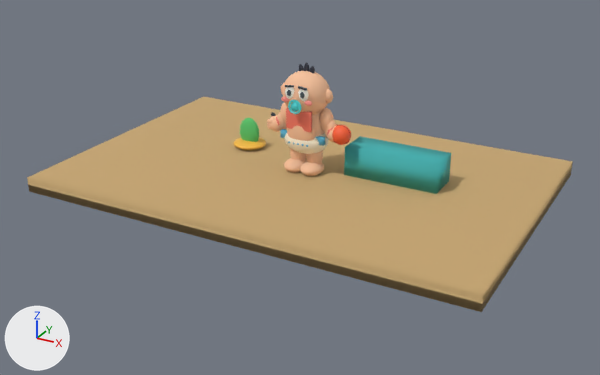
One commit to the glTF model game/apps/client/public/assets/models/baby_warz_production_candidate.glb: the scene before it, then after it.
The view is the same before and after, from a camera (50 mm lens) standing at (8.79, -16.3, 7.64) and looking at (0.15, -0.59, -0.22). The lights are fixed; the arrows at lower left show +X, +Y and +Z. The picture after the commit comes second. Where no turn or scale is listed for an object, it has been applied to the vertices.

The scene before the commit, as lines of its bpy script (objects in view):
```python
ob_chr_diaper = bpy.data.objects.new('CHR_Diaper', me_sphere_005)
ob_chr_diaper.location = (0.0, -0.01, 0.79)
ob_env_arenaground = bpy.data.objects.new('ENV_ArenaGround', me_cube_005)
ob_env_arenaground.location = (0.0, 0.0, -0.18)
ob_env_cover_low = bpy.data.objects.new('ENV_Cover_Low', me_cube_006)
ob_env_cover_low.location = (2.1, 0.55, 0.35)
ob_pickup_pedestal = bpy.data.objects.new('PICKUP_Pedestal', me_sphere_038)
ob_pickup_pedestal.location = (-2.0, 0.65, 0.1)
ob_pickup_spinach = bpy.data.objects.new('PICKUP_Spinach', me_sphere_039)
ob_pickup_spinach.location = (-2.0, 0.65, 0.4)
ob_prop_ball = bpy.data.objects.new('PROP_Ball', me_sphere_037)
ob_prop_ball.location = (0.92, -0.02, 1.05)
# also in view: 'CHR_Baby_Head' at (0.0, -0.01, 1.91)
```
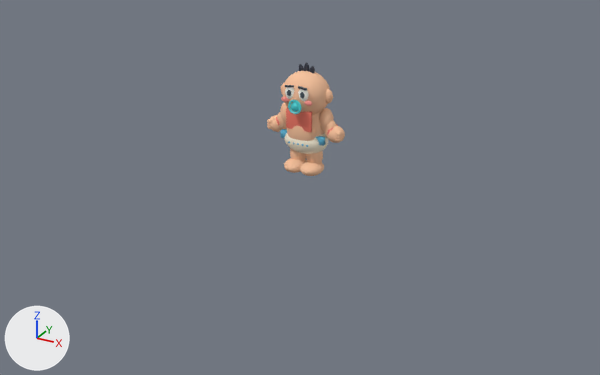
What differs and where, as boxes (x1, y1, x2, y2) in the pictures (600 x 375 px):
```json
{"object": "ENV_ArenaGround", "change": "deleted", "before": [27, 97, 573, 312], "on screen": "brown"}
{"object": "ENV_Cover_Low", "change": "deleted", "before": [344, 136, 451, 194], "on screen": "cyan"}
{"object": "PICKUP_Spinach", "change": "deleted", "before": [240, 118, 259, 142]}
{"object": "PROP_Ball", "change": "deleted", "before": [332, 125, 351, 145]}
{"object": "PICKUP_Pedestal", "change": "deleted", "before": [234, 137, 266, 150]}
```

The change, as JSON lines over the scene's bpy script:
```json
{"op": "remove", "block": "ob_prop_ball", "code": ["ob_prop_ball = bpy.data.objects.new('PROP_Ball', me_sphere_037)", "ob_prop_ball.location = (0.92, -0.02, 1.05)"]}
{"op": "remove", "block": "ob_env_arenaground", "code": ["ob_env_arenaground = bpy.data.objects.new('ENV_ArenaGround', me_cube_005)", "ob_env_arenaground.location = (0.0, 0.0, -0.18)"]}
{"op": "remove", "block": "ob_env_cover_low", "code": ["ob_env_cover_low = bpy.data.objects.new('ENV_Cover_Low', me_cube_006)", "ob_env_cover_low.location = (2.1, 0.55, 0.35)"]}
{"op": "remove", "block": "ob_pickup_pedestal", "code": ["ob_pickup_pedestal = bpy.data.objects.new('PICKUP_Pedestal', me_sphere_038)", "ob_pickup_pedestal.location = (-2.0, 0.65, 0.1)"]}
{"op": "remove", "block": "ob_pickup_spinach", "code": ["ob_pickup_spinach = bpy.data.objects.new('PICKUP_Spinach', me_sphere_039)", "ob_pickup_spinach.location = (-2.0, 0.65, 0.4)"]}
```
